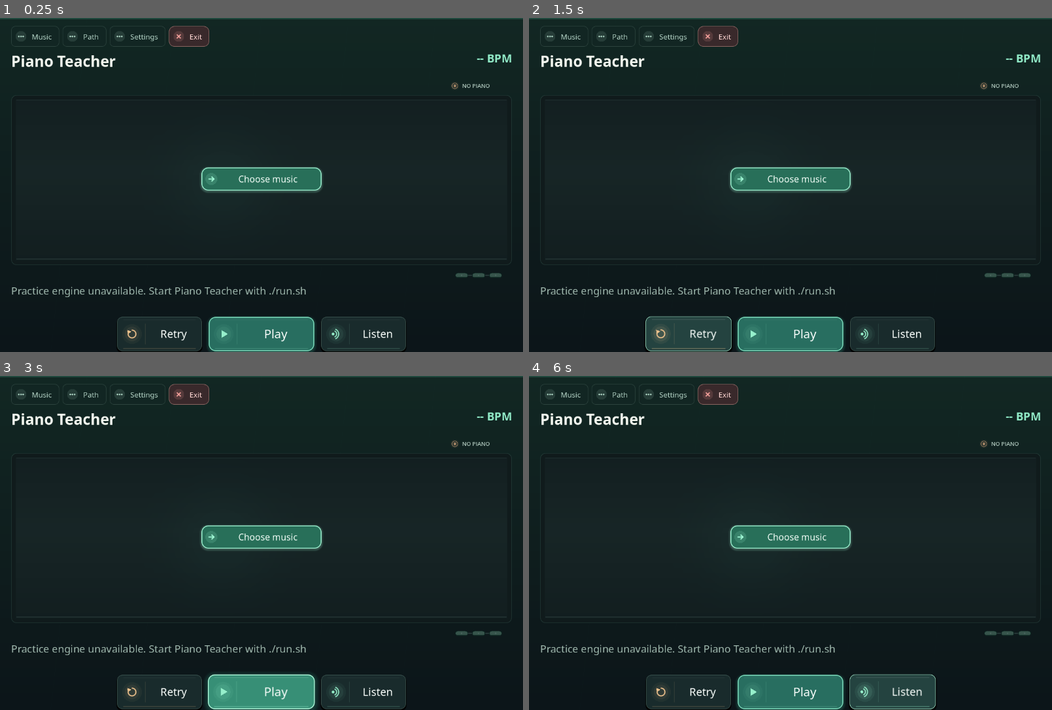
Above: before the commit, frames 1-4 (two rows, left to right).
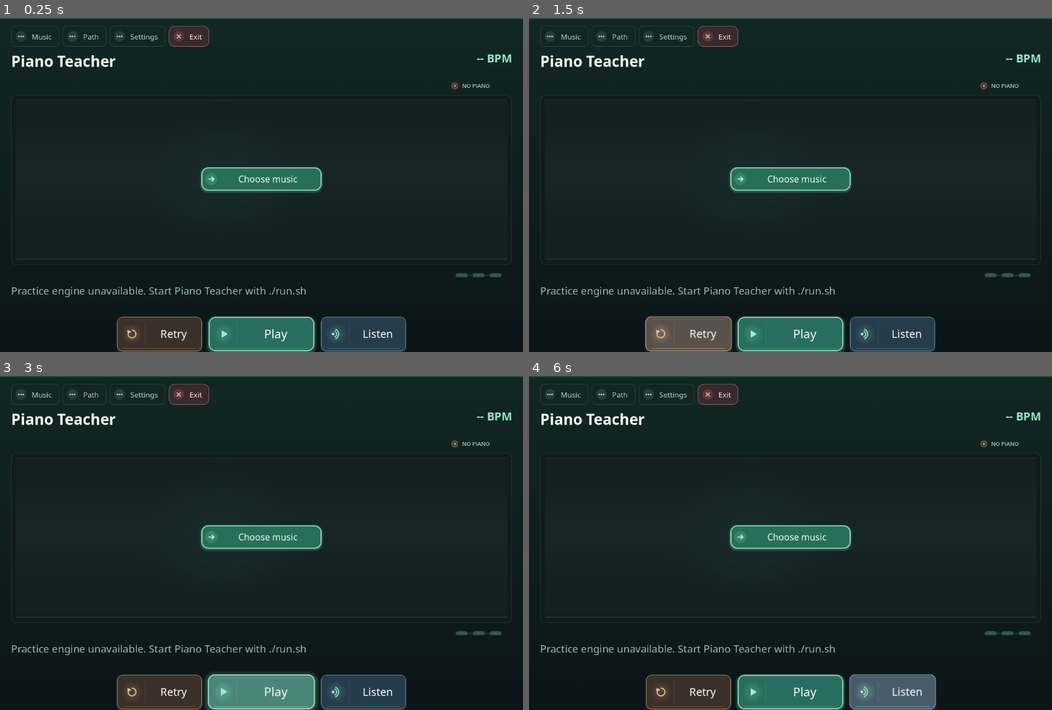
Above: after the commit, the same moments.

Repository: tpepels/piano_teacher
Game: Godot game, scene res://main.tscn
Two runs of this game, one before a commit and one after it. Both use one fixed random seed, a clock stepped at 60 frames per second and the inputs below.
Inputs:
- Up to frame 1 (0.25 s): no input
- Up to frame 2 (1.5 s): click "Retry" at 0.5 s; click "Retry" at 1.25 s
- Up to frame 3 (3 s): click "Retry" at 2 s; click "Play" at 2.75 s
- Up to frame 4 (6 s): click "Play" at 3.5 s; click "Path" at 4.25 s; click "Next passage" at 5 s; click "Listen" at 5.75 s

The runs differ from the first frame. In frame 1, 3.4% of the frame differs, in the area x 22-78%, y 89-100%; in frame 2, 3.5%; in frame 3, 3.4%; in frame 4, 3.5%.

Commit message:
Differentiate Play, Retry and Listen transport palettes and icon-aware toolbar sizing

Diff:
--- a/godot/main.gd
+++ b/godot/main.gd
@@ -597,22 +597,28 @@
     # generic form submissions. Keep a fixed tactile vocabulary.
     button.add_theme_font_size_override("font_size", _ui_font(17 if central else 15))
     var normal := StyleBoxFlat.new()
-    normal.bg_color = Color("#286E60") if central else Color("#192B2C")
+    var kind: String = str(button.get("action_kind"))
+    var accent := Color("#A1FCD5") if central else (
+        Color("#F3CE93") if kind == "retry" else Color("#9ECFFF"))
+    normal.bg_color = Color("#286E60") if central else (
+        Color("#3A3029") if kind == "retry" else Color("#253C4C"))
+    button.set_meta("ui_button_role",
+        "transport_primary" if central else "transport_retry" if kind == "retry" else "transport_listen")
     normal.set_corner_radius_all(15 if central else 12)
     normal.set_content_margin_all(12)
     normal.set_border_width_all(2 if central else 1)
-    normal.border_color = Color("#8CF4D0", .90) if central else Color("#668C82", .55)
-    normal.shadow_color = Color("#3ABF9D", .22) if central else Color.BLACK
+    normal.border_color = Color(accent, .94 if central else .65)
+    normal.shadow_color = Color(accent, .25 if central else .12)
     normal.shadow_size = 7 if central else 2
     normal.shadow_offset = Vector2(0, 3)
     button.add_theme_stylebox_override("normal", normal)
     var hover := normal.duplicate() as StyleBoxFlat
-    hover.bg_color = Color("#378F76") if central else Color("#244340")
-    hover.border_color = Color("#B5FFE0")
+    hover.bg_color = normal.bg_color.lightened(.16)
+    hover.border_color = accent.lightened(.14)
     hover.shadow_size = 12 if central else 4
     button.add_theme_stylebox_override("hover", hover)
     var pressed := normal.duplicate() as StyleBoxFlat
-    pressed.bg_color = Color("#205D53") if central else Color("#203733")
+    pressed.bg_color = normal.bg_color.darkened(.18)
     pressed.shadow_size = 0
     pressed.shadow_offset = Vector2.ZERO
     button.add_theme_stylebox_override("pressed", pressed)
@@ -623,7 +629,7 @@
     button.add_theme_stylebox_override("disabled", disabled)
     var focus := normal.duplicate() as StyleBoxFlat
     focus.bg_color = Color.TRANSPARENT
-    focus.border_color = Color("#D6FFE8")
+    focus.border_color = Color("#F5FFF7")
     focus.set_border_width_all(2)
     focus.shadow_size = 0
     button.add_theme_stylebox_override("focus", focus)
@@ -1390,7 +1396,9 @@
             button.add_theme_font_size_override("font_size", font_size)
             var measured: float = button.get_theme_font("font").get_string_size(
                 button.text, HORIZONTAL_ALIGNMENT_LEFT, -1, font_size).x
-            button.custom_minimum_size = Vector2(maxf(65.0, measured + 19.0), 34.0 if compact else 36.0)
+            # Icon + label still need one accessible, unclipped click target.
+            button.custom_minimum_size = Vector2(maxf(90.0, measured + 60.0),
+                34.0 if compact else 36.0)
             button.clip_text = false
     if practice_controls != null:
         practice_layout_box.add_theme_constant_override("separation", 6 if compact else 9)
